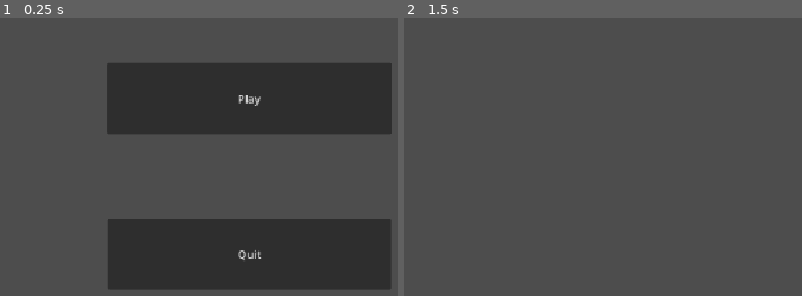
Above: before the commit, frames 1-2 (left to right).
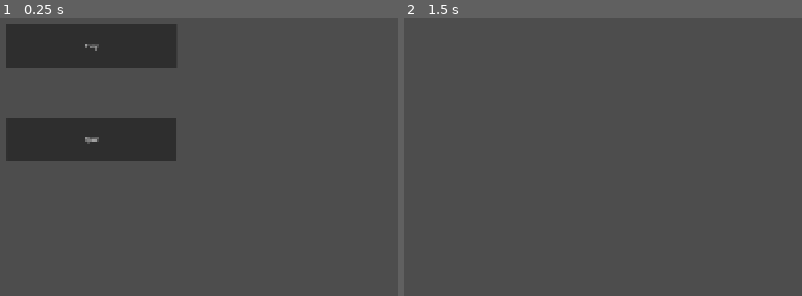
Above: after the commit, the same moments.

Repository: Nickashu/Laje-2026-Grupo-Verde
Game: Godot game, scene res://main_menu.tscn
Two runs of this game, one before a commit and one after it. Both use one fixed random seed, a clock stepped at 60 frames per second and the inputs below.
Inputs:
- Up to frame 1 (0.25 s): no input
- Up to frame 2 (1.5 s): click "Play" at 0.5 s; tap Enter (ui_accept) at 1.25 s; hold Right (ui_right) from 1.28 s (still down)

The runs differ from the first frame. In frame 1, 47% of the frame differs, in the area x 1-99%, y 2-98%; in frame 2, nothing differs.

Commit message:
Troca de função de Player para Inimigo
Criação da cena de inimigo

Diff:
--- /dev/null
+++ b/inimigo.tscn
@@ -0,0 +1,15 @@
+[gd_scene format=3 uid="uid://caxokklc3qmpw"]
+
+[sub_resource type="RectangleShape2D" id="RectangleShape2D_1su0k"]
+
+[sub_resource type="SeparationRayShape2D" id="SeparationRayShape2D_030df"]
+
+[node name="Inimigo" type="CharacterBody2D" unique_id=1389595362]
+
+[node name="CollisionShape2D" type="CollisionShape2D" parent="." unique_id=1357767509]
+shape = SubResource("RectangleShape2D_1su0k")
+
+[node name="Area2D" type="Area2D" parent="." unique_id=2103407844]
+
+[node name="CollisionShape2D" type="CollisionShape2D" parent="Area2D" unique_id=252013823]
+shape = SubResource("SeparationRayShape2D_030df")
--- a/map.tscn
+++ b/map.tscn
@@ -5,3 +5,7 @@
 [node name="Map" type="Node2D" unique_id=633245177]
 
 [node name="Player" parent="." unique_id=482596540 instance=ExtResource("1_c7s6e")]
+
+[node name="Sprite2D" type="Sprite2D" parent="." unique_id=1899736238]
+position = Vector2(586, 85)
+centered = false
--- a/player.tscn
+++ b/player.tscn
@@ -3,17 +3,19 @@
 [ext_resource type="Script" uid="uid://mnuy2kmpxue4" path="res://character_body_2d.gd" id="1_4flbx"]
 
 [sub_resource type="RectangleShape2D" id="RectangleShape2D_onrkg"]
-size = Vector2(51.5, 62)
+size = Vector2(123, 125)
 
 [node name="Player" type="CharacterBody2D" unique_id=482596540]
 motion_mode = 1
 script = ExtResource("1_4flbx")
 
 [node name="CollisionShape2D" type="CollisionShape2D" parent="." unique_id=1646474947]
-position = Vector2(589, 322)
+position = Vector2(64, 64)
 shape = SubResource("RectangleShape2D_onrkg")
 
 [node name="Camera2D" type="Camera2D" parent="." unique_id=2078607136]
 position = Vector2(573, 318)
 
 [node name="Sprite2D" type="Sprite2D" parent="." unique_id=539707254]
+position = Vector2(-2, 0)
+centered = false
--- a/project.godot
+++ b/project.godot
@@ -17,6 +17,8 @@
 
 [display]
 
+window/size/viewport_width=1920
+window/size/viewport_height=1080
 window/stretch/mode="canvas_items"
 
 [dotnet]
